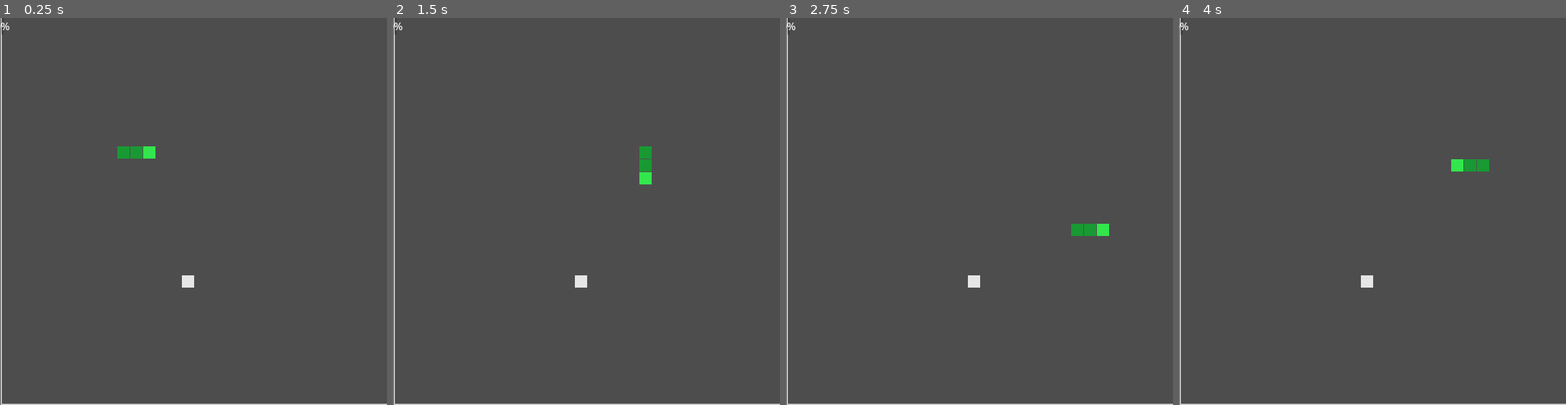
Above: before the commit, frames 1-4 (left to right).
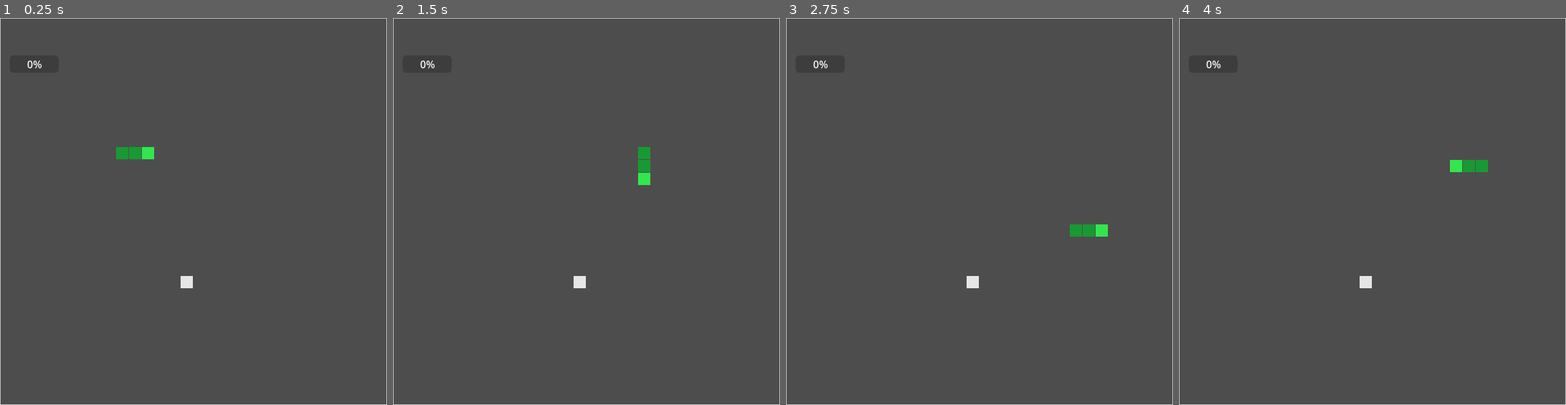
Above: after the commit, the same moments.

Repository: ansh33430w/snake-that-shrinks
Game: Godot game, scene res://main.tscn
Same seed, same stepped clock (60 frames per second), same inputs: the game is played once before the commit and once after it. The project has no main scene, so this scene is started directly.
Inputs (mouse positions are in pixels of both pictures, inside the frame that each line leads up to):
- Up to frame 1 (0.25 s): no input
- Up to frame 2 (1.5 s): tap Enter at 0.5 s; move the mouse to (671, 192) at 0.52 s; hold Right (ui_right) 0.53-1.28 s; tap Alt at 0.6 s; click (671, 192) at 0.67 s; move the mouse to (509, 230) at 1.27 s; hold Down (ui_down) from 1.28 s (still down); tap Shift at 1.35 s
- Up to frame 3 (2.75 s): move the mouse to (1018, 126) at 2.02 s; release Down (ui_down) at 2.03 s; hold Right (ui_right) from 2.03 s (still down); tap Alt at 2.1 s
- Up to frame 4 (4 s): move the mouse to (1353, 288) at 2.77 s; release Right (ui_right) at 2.78 s; hold Up (ui_up) 2.78-3.53 s; tap Shift at 2.85 s; click (1353, 288) at 2.92 s; move the mouse to (1488, 269) at 3.52 s; hold Left (ui_left) from 3.53 s (still down); tap Alt at 3.6 s

The runs differ from the first frame. In frame 1, 1.2% of the frame differs, in the area x 0-100%, y 0-100%; in frame 2, 1.2%; in frame 3, 1.2%; in frame 4, 1.2%.

Commit message:
corrected camera position and added a score label

Diff:
--- a/main.gd
+++ b/main.gd
@@ -1,5 +1,6 @@
 extends Node2D
 
+@onready var label: Label = $Label
 
 
 const gridsize = 20
@@ -68,7 +69,10 @@
 
 	if newhead == food:
 		score = score +1
+		label.text ="score : %d" % score
+
 		foodspawn()
+
 	else:
 
 		snake.pop_back()
--- a/main.tscn
+++ b/main.tscn
@@ -6,12 +6,17 @@
 script = ExtResource("1_ig7tw")
 
 [node name="Camera2D" type="Camera2D" parent="." unique_id=1727664209]
-position = Vector2(298, 301)
+position = Vector2(300, 296)
+offset = Vector2(0.005, 4.005)
 
 [node name="Label" type="Label" parent="." unique_id=2070092026]
-offset_right = 40.0
-offset_bottom = 23.0
+offset_left = 25.0
+offset_top = 16.0
+offset_right = 65.0
+offset_bottom = 39.0
 
 [node name="ProgressBar" type="ProgressBar" parent="." unique_id=1204638179]
-offset_right = 4.0
-offset_bottom = 27.0
+offset_left = 15.0
+offset_top = 58.0
+offset_right = 91.0
+offset_bottom = 85.0
